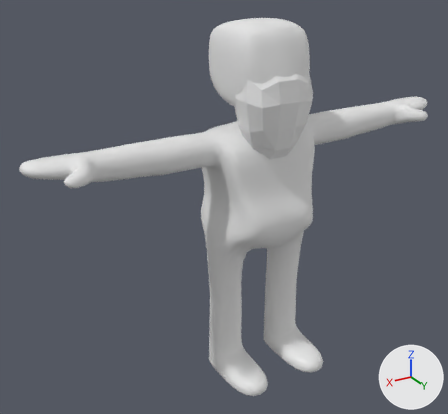
Before and after pictures for a commit that changed the Blender file model.blend.
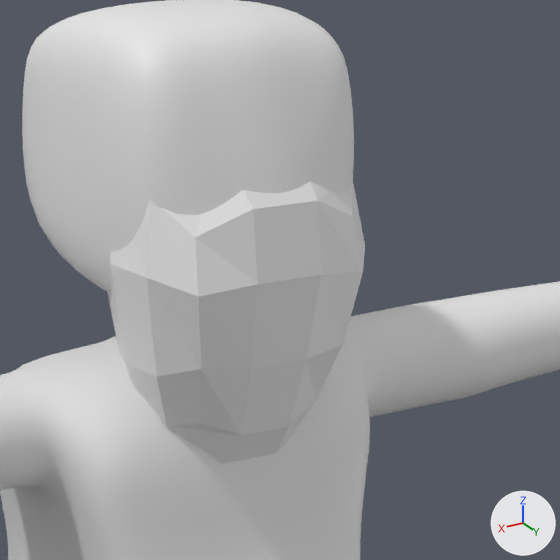
Each version is shown whole from a 50 mm camera at (5.85, 8.63, 3.93) aimed at (0.59, -0.14, -0.45), then close up on the part from 45% to 83% of the width and 4% to 46% of the height. Arrows for +X, +Y and +Z are at lower right; the lights stay in place. The older version's two pictures come first.
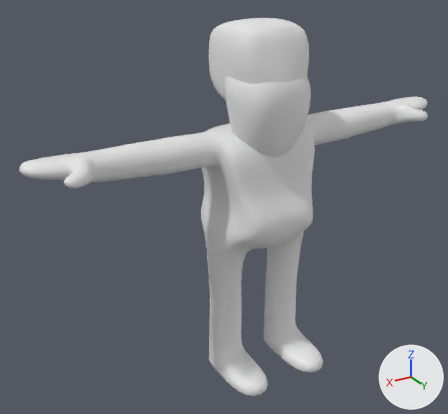
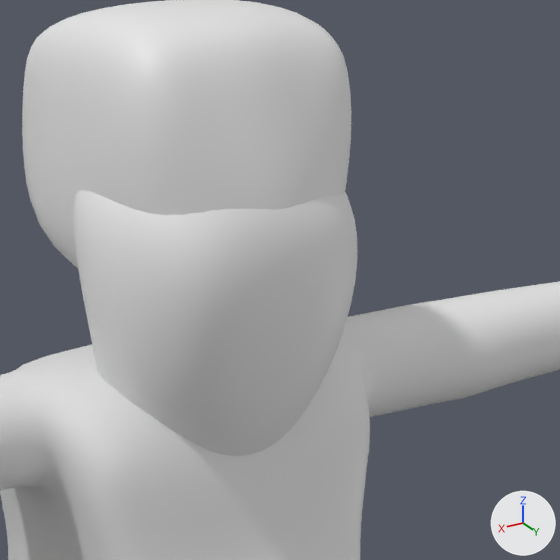
Commit message: Add subdivision to beard

Pixel boxes [x1, y1, x2, y2] of what changed, in the close-ups (560 x 560 px; the box of a moved part takes in the faces that stretch with it):
'Cube.001', reshaped, modifiers changed
    before: [107, 181, 365, 464]
    after: [73, 190, 357, 456]
part 1 of me_cube_001, moved or reshaped
    before: [46, 112, 354, 293]
    after: [47, 112, 352, 268]
part 2 of me_cube, moved or reshaped
    before: [107, 199, 169, 429]
    after: [73, 190, 176, 431]

Edits to the bpy script that builds the scene:
```text
Change me_cube_001:
    where me_cube_001.from_pydata(...)  # 166 vertices, 154 faces; spans x -4.11..0.0, y -0.94..1.29, z -3.66..2.77
    used by ob_cube; location = (0.0, 0.0, 0.0)
    me_cube_001 part 1
    me_cube_001.vertices[51].co: (-0.32, 0.8, 1.12) -> (-0.16, 0.8, 1.12)
    me_cube_001.vertices[59].co: (-0.64, 0.3, 1.39) -> (-0.51, 0.3, 1.39)
    me_cube_001.vertices[61].co: (-0.45, 0.73, 1.3) -> (-0.39, 0.73, 1.41)
    me_cube_001.vertices[77].co: (-0.64, 0.66, 1.81) -> (-0.56, 0.66, 1.81)
Change me_cube:
    used by ob_cube_001; location = (0.0, 0.0, 0.0)
    remove me_cube.from_pydata(...)  # 56 vertices, 54 faces; spans x -0.65..0.66, y -0.13..0.9, z 0.52..2.19
    add me_cube.from_pydata(...)  # 56 vertices, 54 faces; spans x -0.77..0.77, y -0.21..0.9, z 0.38..2.32
    me_cube part 2: 28 of 56 vertices moved; they spanned x -0.65..0.66, y -0.13..0.35, z 0.52..2.19 and now span x -0.77..0.77, y -0.21..0.39, z 0.38..2.32; mean shift (0.0, 0.0, 0.02); largest move (-0.19, -0.13, 1.87) -> (-0.3, -0.21, 2.32)
Change ob_cube_001:
    add _m = ob_cube_001.modifiers.new('Subdivision', 'SUBSURF')
```
